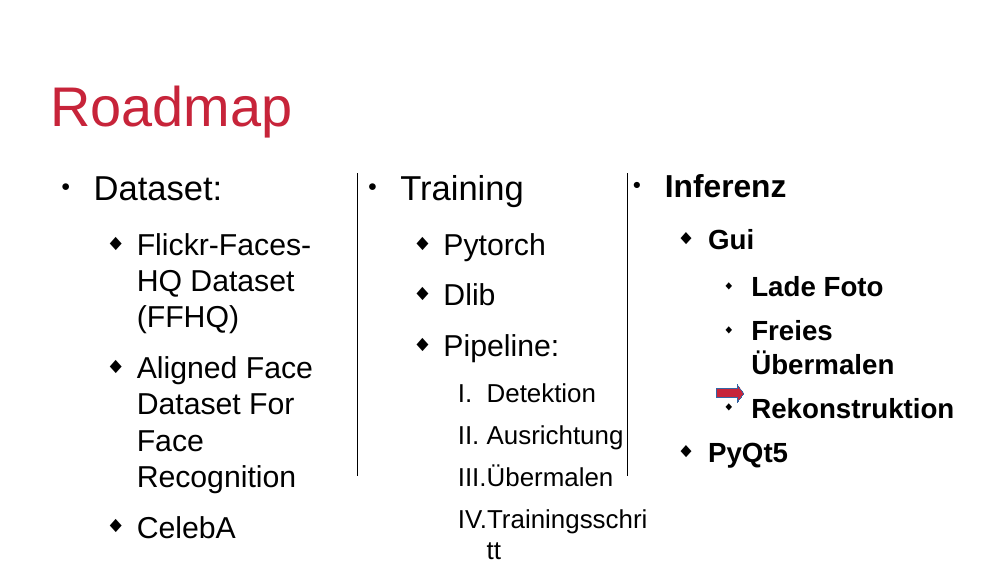
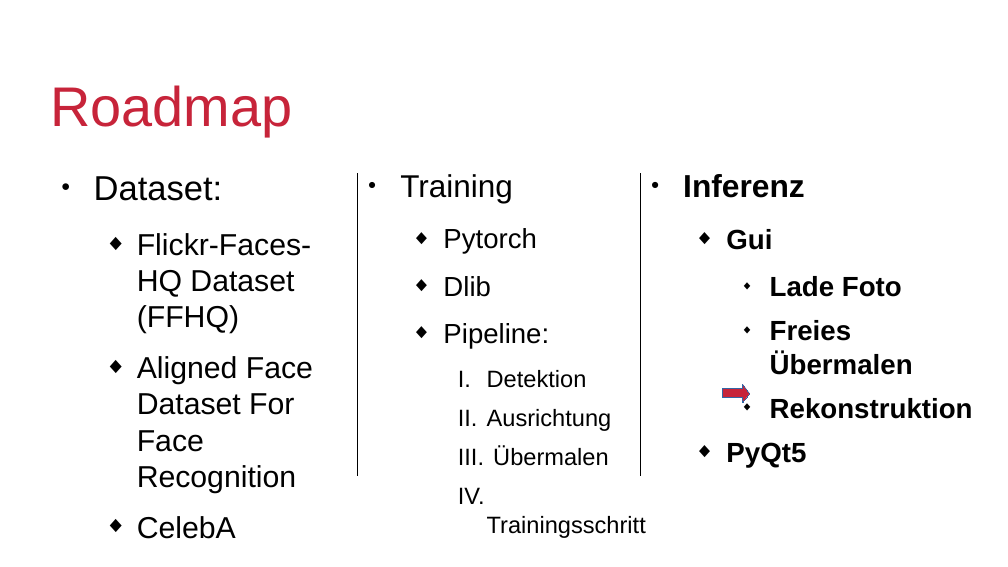
Before and after one commit to b4shy/FacialInpainting, a slide deck: slide 7 of Presentation/pitch/pitch_new.odp. Drawn at 1008x567 pixels with LibreOffice and Linux fonts; fonts in the diff are those of the drawing; background and template pictures are left out. Boxes give left, top, right and bottom in pixels: in the first picture for what was removed or moved away, otherwise in the second. Text is boxed around its words. In the diff, an @@ line names an element or a change of style, - is before the commit and + after.

```diff
--- a/Presentation/pitch/pitch_new.odp
+++ b/Presentation/pitch/pitch_new.odp
@@ text "Training" at box(400, 174, 646, 538): size 27.2 to 24.8 pt in "Training"; size 23.8 to 21.7 pt in "Pytorch", "Dlib", "Pipeline:"; size 20.4 to 18.6 pt in "Detektion", "Ausrichtung", "Übermalen", "Trainingsschritt" @@
@@ text "Inferenz": place and size @@
-text "Inferenz" at box(665, 174, 954, 467)
+text "Inferenz" at box(683, 174, 973, 467)
@@ line moved from (627, 174) - (627, 476) to (640, 174) - (640, 476) @@
@@ right arrow: place and size @@
-right arrow at box(717, 384, 745, 402)
+right arrow at box(723, 384, 750, 402)
```
Also in this commit, not shown: 1 other slide changed, 9 other files.
